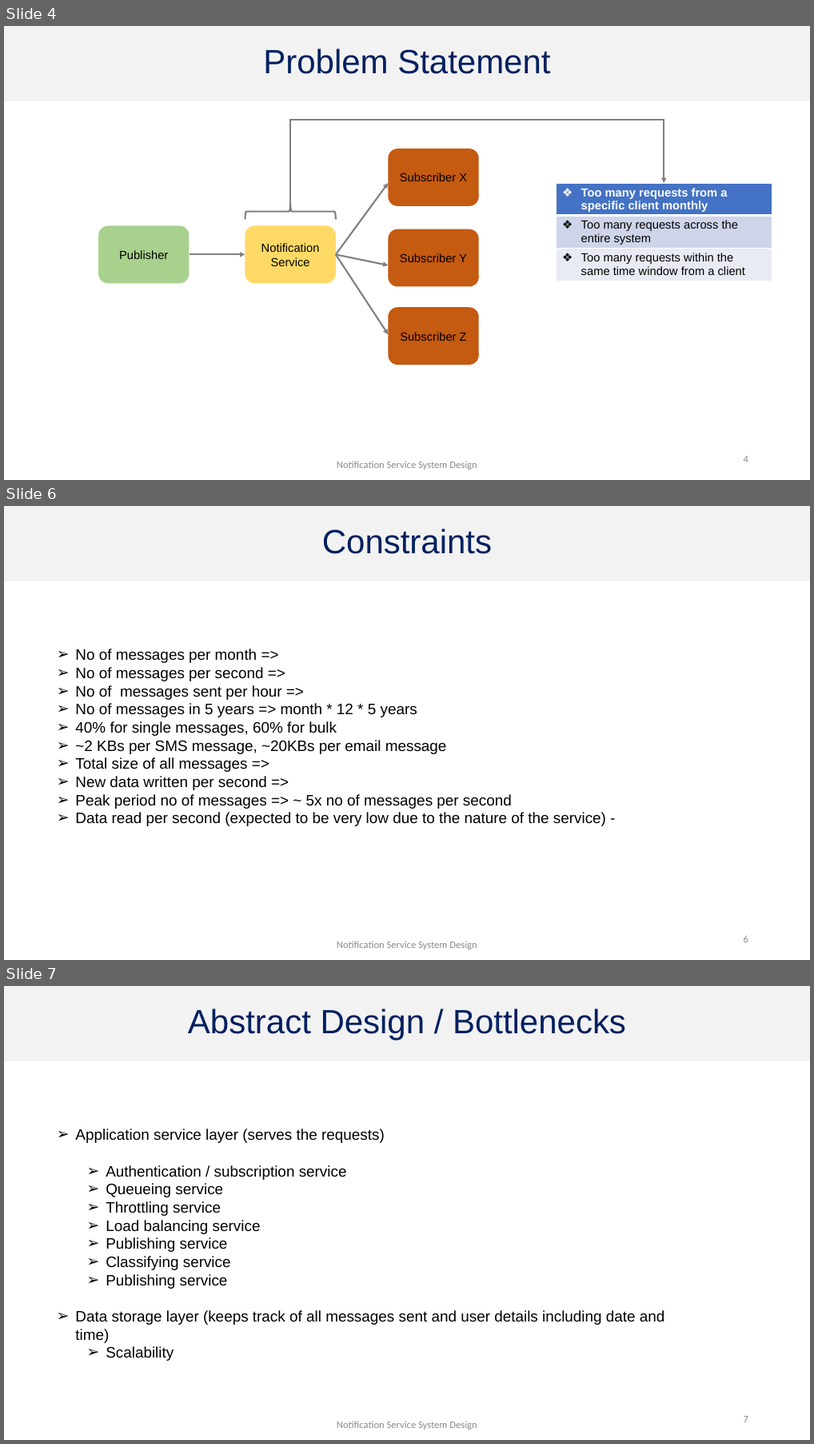
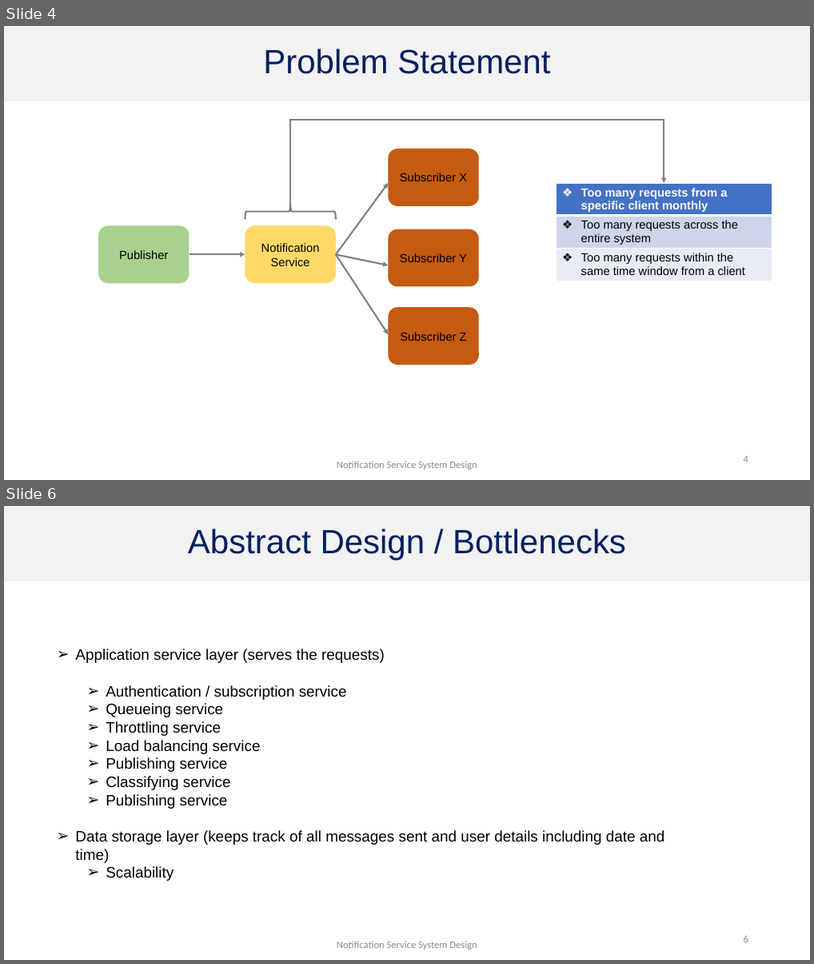
Before and after one commit to ab0vethesky/Notification-Service, a slide deck: Notification Service System Design.pptx. Shown one above the other, each under a label of ours: slides 4, 6 and 7 before the commit, slides 4 and 6 after it; the slides between them are not shown. The pictures are 814x1444 and 814x964 pixels, drawn with LibreOffice and Linux fonts; fonts in the diff are those of the drawing. Boxes give left, top, right and bottom in pixels: in the first picture for what was removed or moved away, otherwise in the second. Text is boxed around its words. In the diff, an @@ line names an element or a change of style, - is before the commit and + after.

```diff
--- a/Notification Service System Design.pptx
+++ b/Notification Service System Design.pptx
@@ slide 6 removed at <box>4,506,810,960</box>, background #FFFFFF @@
@@ title removed at <box>4,506,810,581</box> @@
-Constraints
@@ text removed at <box>75,648,606,826</box> @@
-➢ No of messages per month =>
-➢ No of messages per second =>
-➢ No of messages sent per hour =>
-➢ No of messages in 5 years => month * 12 * 5 years
-➢ 40% for single messages, 60% for bulk
-➢ ~2 KBs per SMS message, ~20KBs per email message
-➢ Total size of all messages =>
-➢ New data written per second =>
-➢ Peak period no of messages => ~ 5x no of messages per second
-➢ Data read per second (expected to be very low due to the nature of the service) -
@@ page number removed at <box>744,935,749,942</box> @@
-6
@@ text removed at <box>337,940,477,949</box> @@
-Notification Service System Design
@@ what was slide 7 is now slide 6 @@
@@ page number at <box>744,935,749,942</box>: text changed @@
-7
+6
```
Also in this commit, not shown: 7 slides changed, 1 slide added.
